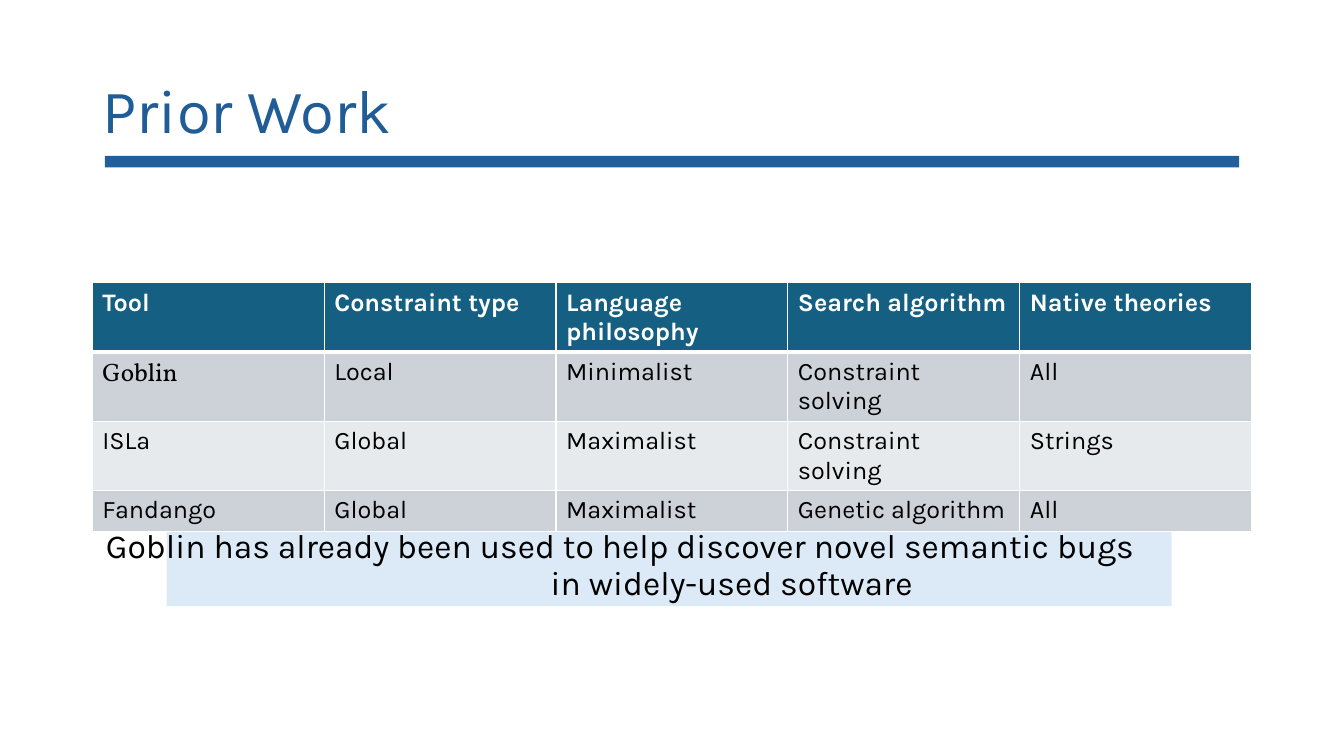
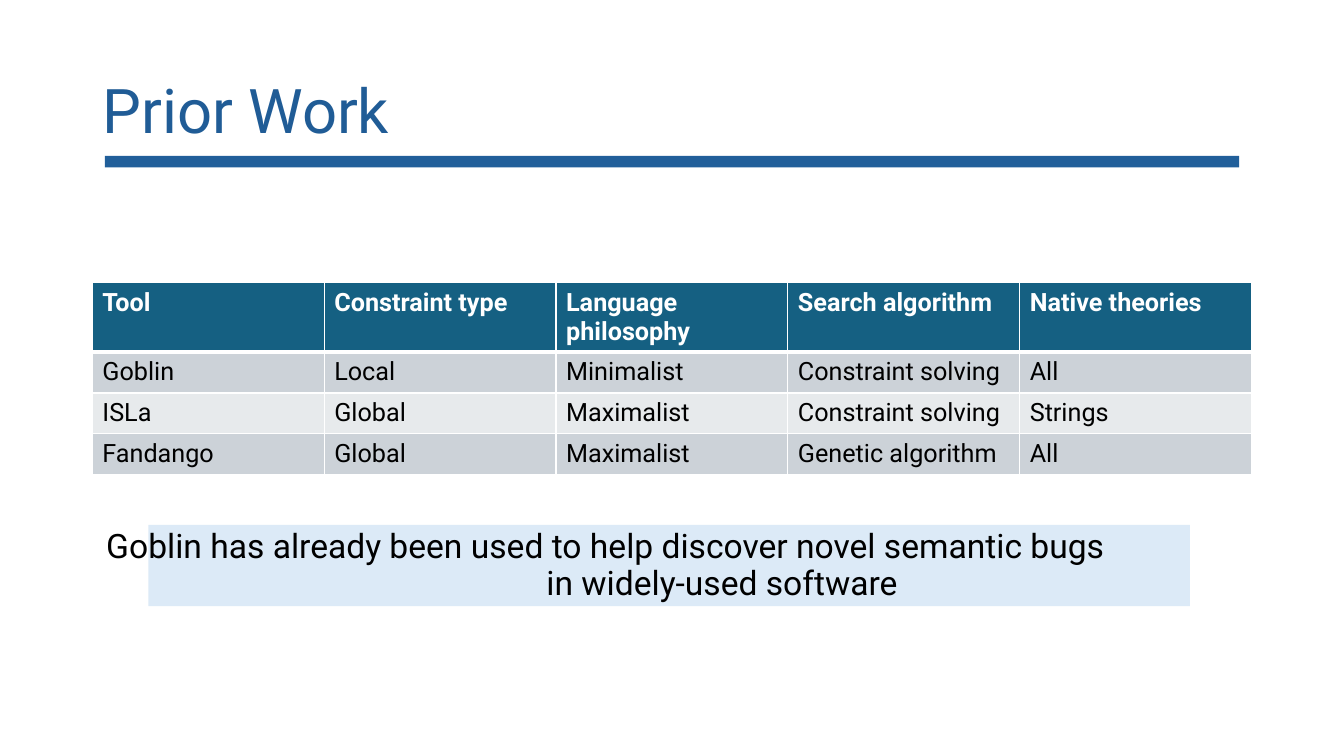
Before and after one commit to lorchrob/goblin_slides, a slide deck: slide 20 of goblin_slides.pptx. Drawn at 1344x756 pixels with LibreOffice and Linux fonts; fonts in the diff are those of the drawing. Boxes give left, top, right and bottom in pixels: in the first picture for what was removed or moved away, otherwise in the second. Text is boxed around its words. In the diff, an @@ line names an element or a change of style, - is before the commit and + after.

Commit message:
PPTX fonts

```diff
--- a/goblin_slides.pptx
+++ b/goblin_slides.pptx
@@ title "Prior Work" at (102,86,389,134): font Karla to Roboto @@
@@ table at (93,283,1252,477) @@
@@ font Karla to Roboto @@
@@ font Vollkorn to Roboto in "Goblin" @@
@@ text "Goblin has already been used ..." at (106,532,1104,602): font Karla to Roboto @@
@@ rectangle: place and size @@
-rectangle at (166,525,1172,607)
+rectangle at (148,525,1190,607)
```
Also in this commit, not shown: 39 other slides changed, 1 slide added, 3 slides removed.
